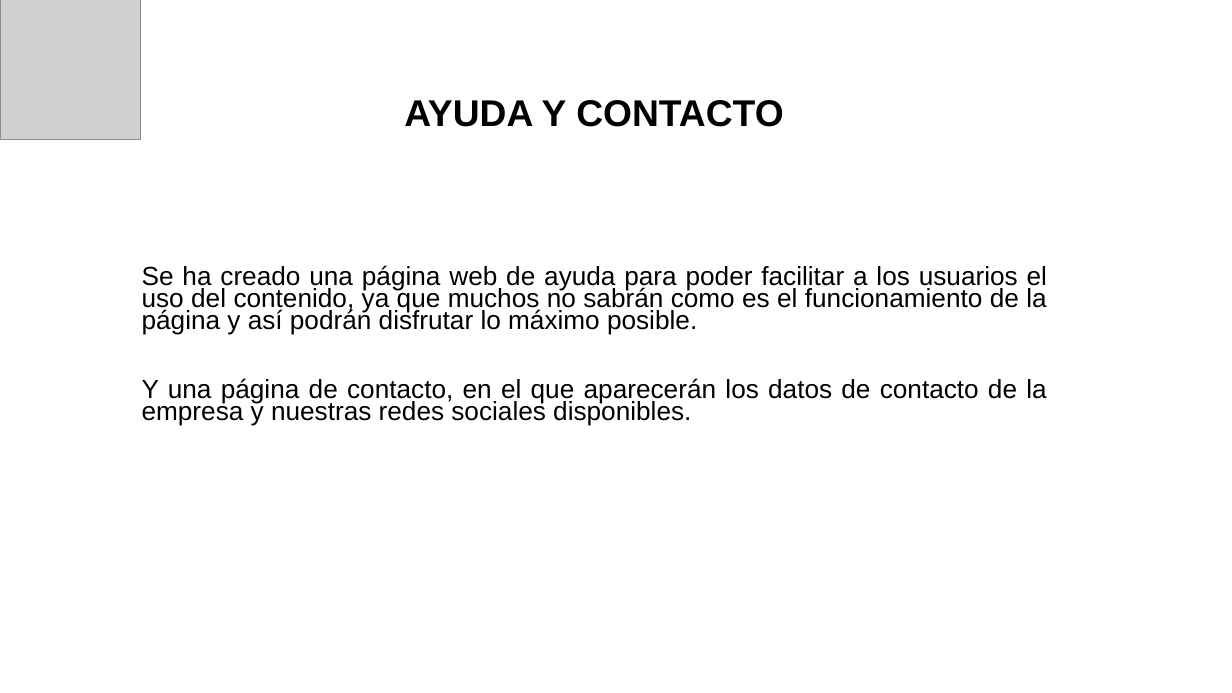
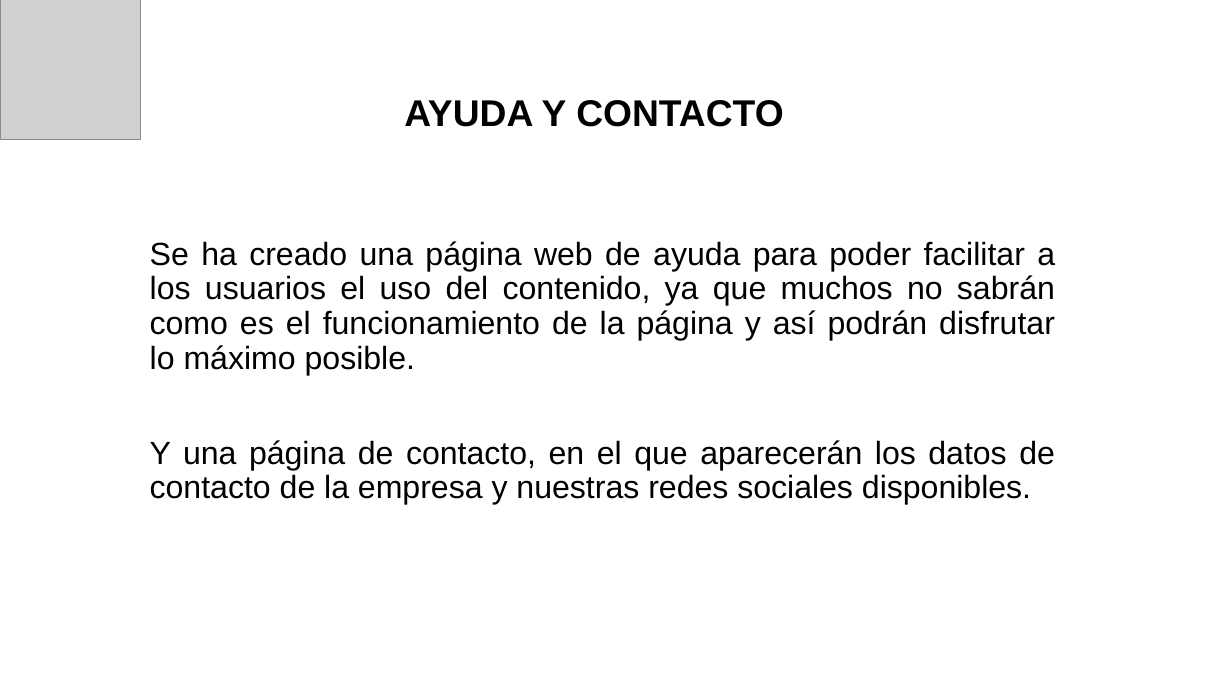
Before and after one commit to Aitor-tercero/TFG, a slide deck: slide 6 of Aitor_Tercero_DAM.pptx. Drawn at 1232x693 pixels with LibreOffice and Linux fonts; fonts in the diff are those of the drawing; grey boxes stand for pictures; background and template pictures are left out. Boxes give left, top, right and bottom in pixels: in the first picture for what was removed or moved away, otherwise in the second. Text is boxed around its words. In the diff, an @@ line names an element or a change of style, - is before the commit and + after.

Commit message:
updated

```diff
--- a/Aitor_Tercero_DAM.pptx
+++ b/Aitor_Tercero_DAM.pptx
@@ subtitle "Se ha creado una página ...": place and size @@
-subtitle "Se ha creado una página ..." at box(142, 265, 1047, 426)
+subtitle "Se ha creado una página ..." at box(150, 241, 1055, 505)
@@ subtitle "Se ha creado una página ..." at box(150, 241, 1055, 505): size 20.4 to 25 pt; line spacing 0.7 to 0.9 @@
```
